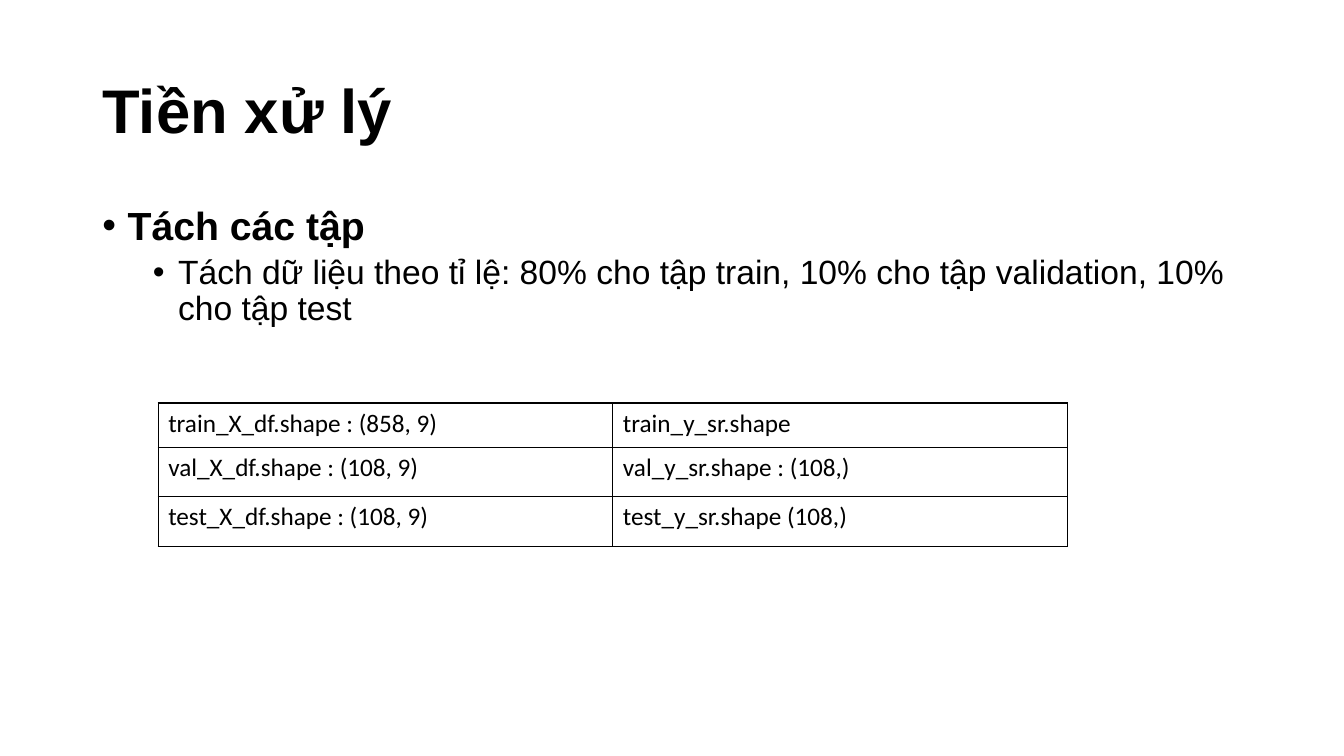
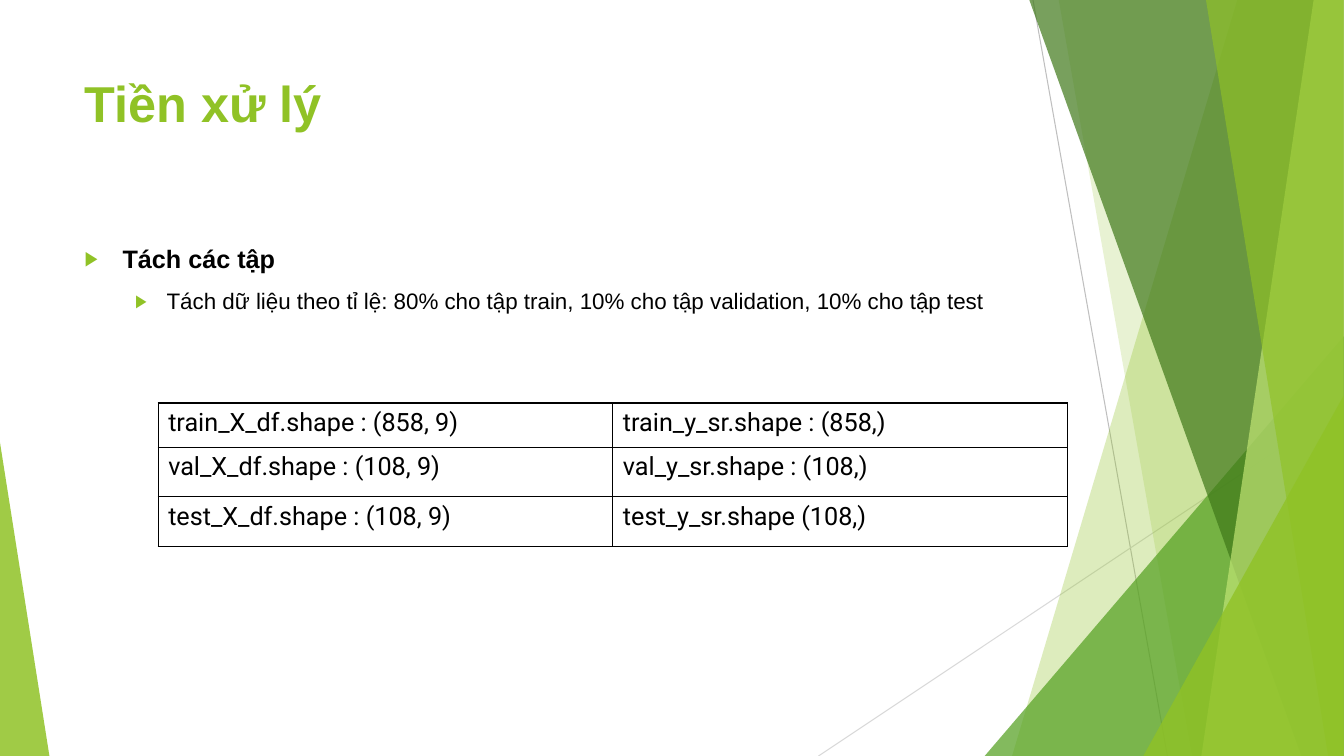
Before and after one commit to JustKidding2K/Data-science-Final-project, a slide deck: slide 11 of Slide.pptx. Drawn at 1344x756 pixels with LibreOffice and Linux fonts; fonts in the diff are those of the drawing. Boxes give left, top, right and bottom in pixels: in the first picture for what was removed or moved away, otherwise in the second. Text is boxed around its words. In the diff, an @@ line names an element or a change of style, - is before the commit and + after.

```diff
--- a/Slide.pptx
+++ b/Slide.pptx
@@ title "Tiền xử lý": place and size @@
-title "Tiền xử lý" at (102, 85, 392, 145)
+title "Tiền xử lý" at (85, 83, 322, 132)
@@ title "Tiền xử lý" at (85, 83, 322, 132): size 44 to 36 pt, text colour #000000 to #90C226; line spacing 0.9 to 1; vertical alignment middle to top @@
@@ text "Tách các tập": place and size @@
-text "Tách các tập" at (128, 210, 1223, 327)
+text "Tách các tập" at (123, 249, 983, 314)
@@ text "Tách các tập" at (123, 249, 983, 314): size 28 to 18 pt in "Tách các tập"; size 24 to 16 pt in "Tách dữ liệu theo tỉ lệ: 80% ..."; bullet • to ▶; line spacing 0.9 to 1; more space between paragraphs @@
@@ table at (158, 403, 1068, 546) @@
-row 1, column 2: train_y_sr.shape
+row 1, column 2: train_y_sr.shape : (858,)
@@ font Calibri to Roboto in "train_X_df.shape : (858, 9)", "val_X_df.shape : (108, 9)", "val_y_sr.shape : (108,)", "test_X_df.shape : (108, 9)" and 1 more places @@
@@ group added at (0, 0, 1344, 756): 5 freeform shapes, 3 triangles, 2 lines @@
```
Also in this commit, not shown: 18 other slides changed, 6 slides added, 1 slide removed, 1 other file.
